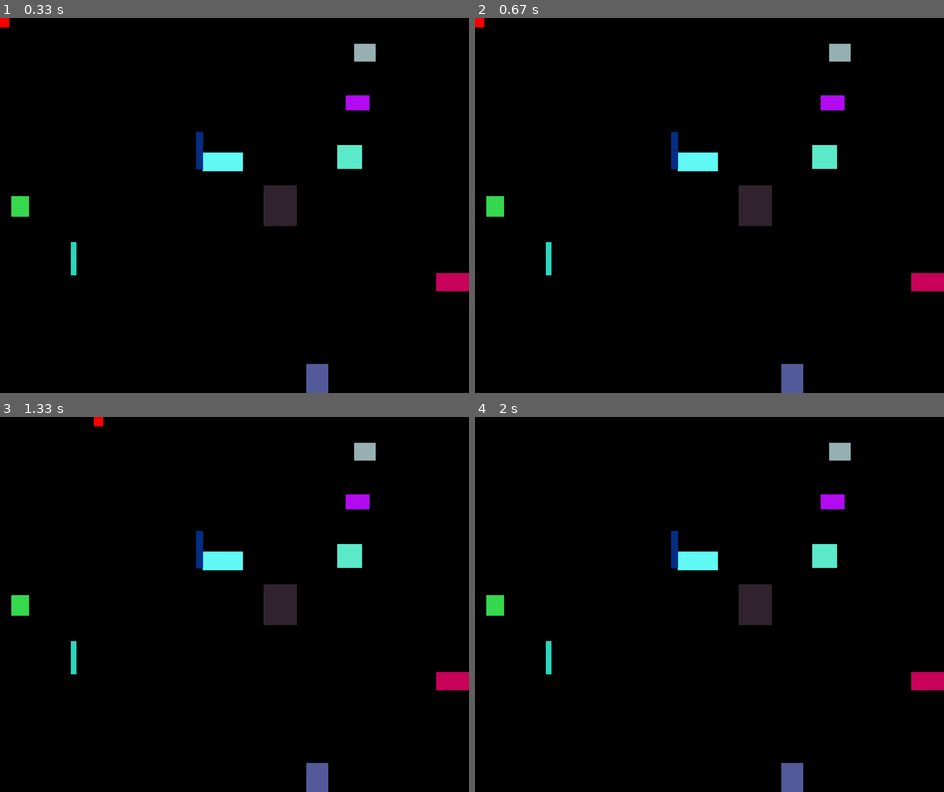
Above: before the commit, frames 1-4 (two rows, left to right).
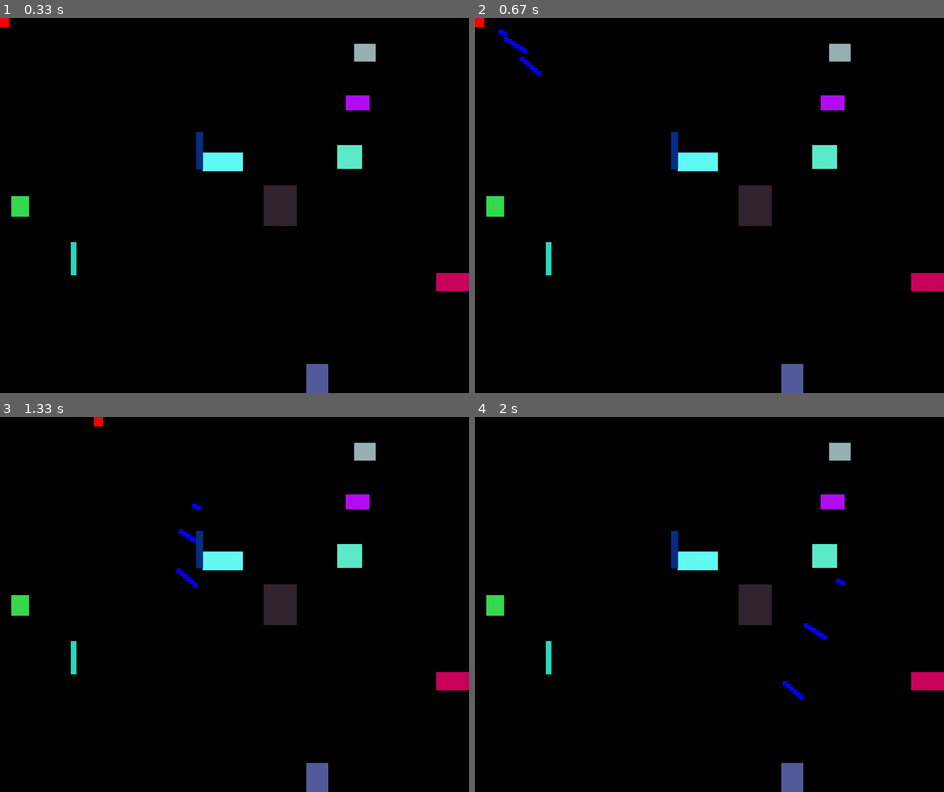
Above: after the commit, the same moments.

Repository: trandainien1/pygame_with_oop
Game: pygame game, started from basics_pygame_with_oop/main.py
The game is run twice, just before and just after one commit, with the same random seed, the same clock (stepped at 60 frames per second) and the same inputs.
Inputs (mouse positions are in pixels of both pictures, inside the frame that each line leads up to):
- Up to frame 1 (0.33 s): no input
- Up to frame 2 (0.67 s): press the mouse at (690, 220) at 0.37 s; move the mouse to (775, 209) at 0.47 s; release the mouse at (859, 194) at 0.6 s
- Up to frame 3 (1.33 s): tap Space at 0.67 s; hold Right from 1 s (still down)
- Up to frame 4 (2 s): release Right at 1.47 s; hold Up 1.5-1.8 s; click (596, 608) at 1.88 s

Frame 1 is identical in both runs. In frame 2, 0.2% of the frame differs, in the area x 5-15%, y 3-16%; in frame 3, 0.2%; in frame 4, 0.2%, in the area x 65-79%, y 43-76%.

Commit message:
shooting in any direction with Missile

Diff:
--- a/basics_pygame_with_oop/main.py
+++ b/basics_pygame_with_oop/main.py
@@ -1,3 +1,4 @@
+import math
 import random
 import sys
 
@@ -15,8 +16,9 @@
         self.color = color
         self.next_step = {'x': 0, 'y': 0}
         self.bullets = []
+        self.missiles = []
 
-    def update(self, key_pressed, obs):
+    def update(self, key_pressed, mouse_pressed, obs):
             self.next_step = {'x': 0, 'y': 0}
 
             if key_pressed[pygame.K_UP]:
@@ -34,6 +36,10 @@
             if key_pressed[pygame.K_SPACE]:
                 self.create_bullet()
 
+            if mouse_pressed[0]: # left mouse clicked
+                mouse_x, mouse_y = pygame.mouse.get_pos()
+                self.create_missile(mouse_x, mouse_y)
+
             self.rect.x += self.next_step['x']
             self.rect.y += self.next_step['y']
 
@@ -43,6 +49,9 @@
 
             for bullet in self.bullets:
                 bullet.update()
+
+            for missile in self.missiles:
+                missile.update()
 
     def check_collision(self, obs):
         for ob in obs:
@@ -56,9 +65,25 @@
         for bullet in self.bullets:
             bullet.draw(screen)
 
+        for missile in self.missiles:
+            missile.draw(screen)
+
     def create_bullet(self):
         bullet = Bullet(x=self.rect.centerx, y=self.rect.top - 10, size=10, direction='up', color='Yellow')
         self.bullets.append(bullet)
+
+    def create_missile(self, mouse_x, mouse_y):
+        missile = Missile(
+            x=self.rect.centerx,
+            y=self.rect.centery,
+            width=10,
+            height=10,
+            target_x=mouse_x,
+            target_y=mouse_y,
+            speed=10,
+            color='Blue'
+        )
+        self.missiles.append(missile)
 
 
 class Bullet():
@@ -78,6 +103,22 @@
 
     def draw(self, screen):
         pygame.draw.rect(screen, self.color, self.rect)
+
+class Missile():
+    def __init__(self, x, y, width, height, color, target_x, target_y, speed):
+        self.rect = pygame.Rect(x-width//2,y-height//2, width, height)
+        self.color = color
+        angle = math.atan2(target_y-y, target_x-x)
+        self.dx = math.cos(angle) * speed
+        self.dy = math.sin(angle) * speed
+
+    def update(self):
+        self.rect.x = self.rect.x + int(self.dx)
+        self.rect.y = self.rect.y + int(self.dy)
+
+    def draw(self, screen):
+        pygame.draw.rect(screen, self.color, self.rect)
+
 
 class Obstacle():
     def __init__(self):
@@ -102,7 +143,7 @@
             pygame.quit()
             sys.exit()
 
-    player.update(pygame.key.get_pressed(), obs)
+    player.update(pygame.key.get_pressed(), pygame.mouse.get_pressed(), obs)
 
 
     screen.fill('Black')
